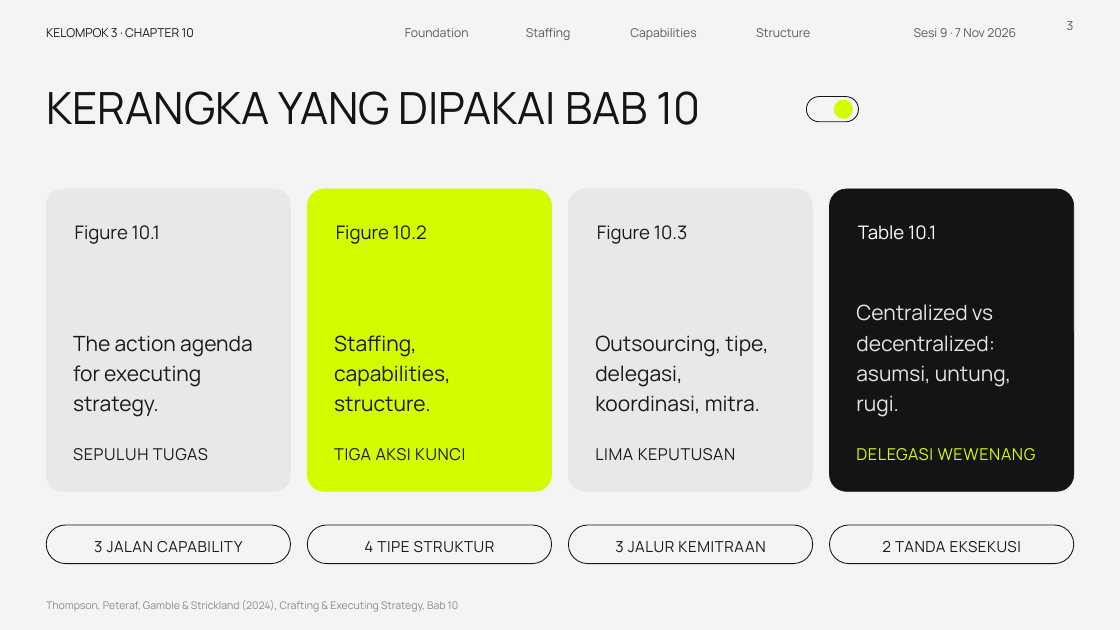
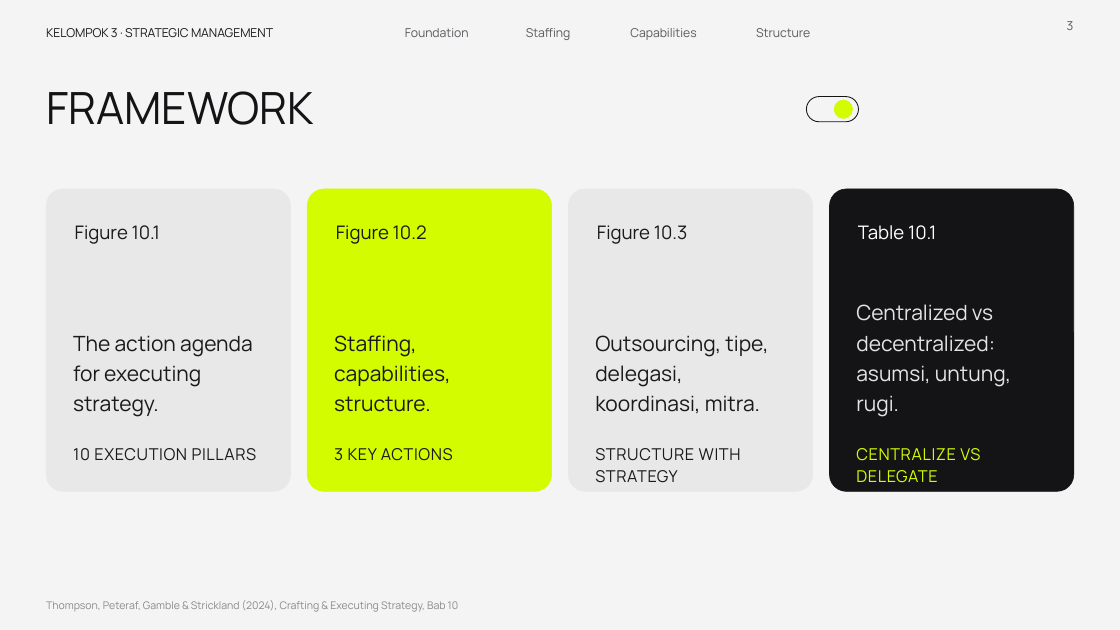
Before and after one commit to aslihabnuri/Dom-Manipulation, a slide deck: slide 3 of presentasi_ch10_kelompok3/SMJKT_Group 3_Aslih_Chapter 10 Strategy Execution.pptx. Drawn at 1120x630 pixels with LibreOffice and Linux fonts; fonts in the diff are those of the drawing; background and template pictures are left out. Boxes give left, top, right and bottom in pixels: in the first picture for what was removed or moved away, otherwise in the second. Text is boxed around its words. In the diff, an @@ line names an element or a change of style, - is before the commit and + after.

```diff
--- a/presentasi_ch10_kelompok3/SMJKT_Group 3_Aslih_Chapter 10 Strategy Execution.pptx
+++ b/presentasi_ch10_kelompok3/SMJKT_Group 3_Aslih_Chapter 10 Strategy Execution.pptx
@@ text at box(46, 28, 273, 37): text changed @@
-KELOMPOK 3 · CHAPTER 10
+KELOMPOK 3 · STRATEGIC MANAGEMENT
@@ text removed at box(914, 28, 1016, 37) @@
-Sesi 9 · 7 Nov 2026
@@ text at box(46, 91, 314, 125): text changed @@
-KERANGKA YANG DIPAKAI BAB 10
+FRAMEWORK
@@ text at box(73, 448, 257, 461): text changed @@
-SEPULUH TUGAS
+10 EXECUTION PILLARS
@@ text at box(334, 448, 453, 461): text changed @@
-TIGA AKSI KUNCI
+3 KEY ACTIONS
@@ text at box(595, 448, 741, 483): text changed @@
-LIMA KEPUTUSAN
+STRUCTURE WITH STRATEGY
@@ text at box(856, 448, 980, 483): text changed @@
-DELEGASI WEWENANG
+CENTRALIZE VS DELEGATE
@@ rounded rectangle removed at box(46, 525, 291, 564) @@
@@ rounded rectangle removed at box(308, 525, 552, 564) @@
@@ rounded rectangle removed at box(569, 525, 813, 564) @@
@@ rounded rectangle removed at box(829, 525, 1074, 564) @@
@@ text removed at box(94, 541, 242, 553) @@
-3 JALAN CAPABILITY
@@ text removed at box(364, 541, 495, 553) @@
-4 TIPE STRUKTUR
@@ text removed at box(615, 541, 765, 552) @@
-3 JALUR KEMITRAAN
@@ text removed at box(882, 541, 1021, 553) @@
-2 TANDA EKSEKUSI
```
Also in this commit, not shown: 14 other slides changed, 5 slides added, 5 slides removed, 1 other file.
